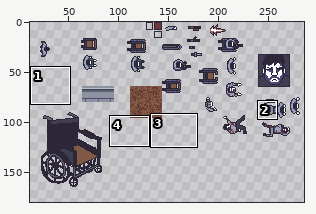
Pixel-art file -- dump.aseprite. Above: a wide view before the commit, with the close-up outlined.
Close-up. The starting point:
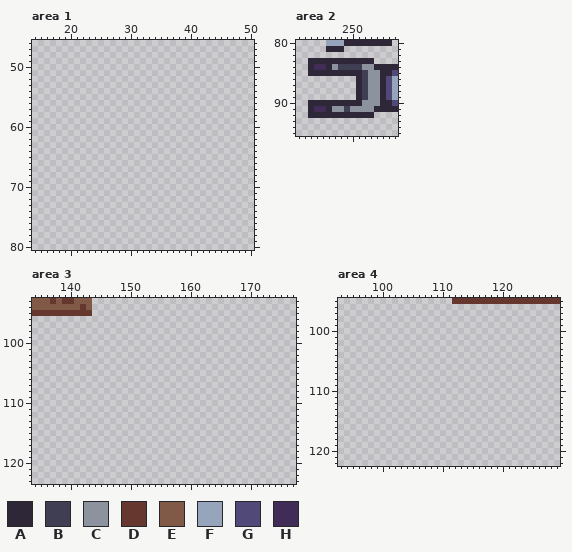
320x180 pixels, 1 frame. Colours within 5 levels of each other are drawn and written as one. Shown: area 1: x 14..50, y 46..80; area 2: x 241..257, y 80..95; area 3: x 134..177, y 93..123; area 4: x 93..129, y 95..122. The wide view leaves out empty margins. The commit also changed other parts of the picture, which this record leaves out.
Palette (. is transparent): A #2d2738  B #403e52  C #8c929e  D #65372f  E #805947  F #96a5bc  G #514a78  H #402c56
Pixels before, area 2, first column x 243:
80 ...FFFAAAAAAAA.
81 ...AAA.........
82 ...............
83 AAAAAAAAAAA....
84 AHHACBBBBCCAAAA
85 AAAAAAAAABCCAAG
86 ........ABCCAGF
87 ........ABCCAGF
88 ........ABCCAGF
89 ........ABCCAGF
90 AAAAAAAAACCCAAG
91 AHHACCBCCCCAAAA
92 AAAAAAAAAAA....
Pixels before, area 3, first column x 134:
93 EEEDEDDEEE
94 EEEEEEEEDE
95 DDDDDDDDDD
Pixels before, area 4, first column x 112:
95 DDDDDDDDDDDDDDDDDD
The result:
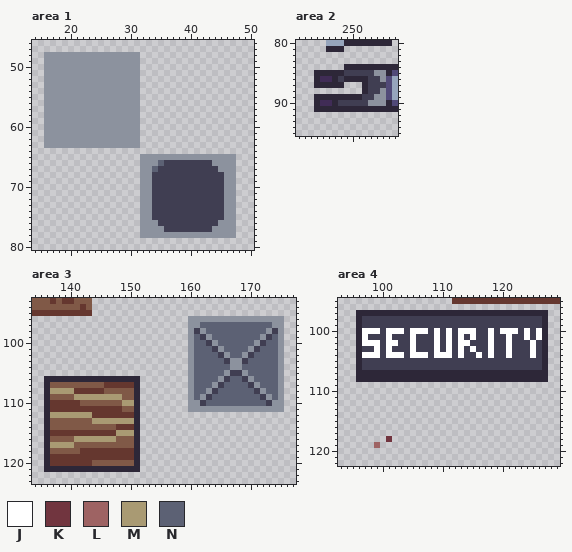
Colours new in this view: J #ffffff  K #71353f  L #9e6363  M #a99a73  N #5c6174
Diff:
Changed rows in their new state; - is an unchanged pixel.
Area 1:
first column x 16:
48 CCCCCCCCCCCCCCCC----------------
49 CCCCCCCCCCCCCCCC----------------
50 CCCCCCCCCCCCCCCC----------------
51 CCCCCCCCCCCCCCCC----------------
52 CCCCCCCCCCCCCCCC----------------
53 CCCCCCCCCCCCCCCC----------------
54 CCCCCCCCCCCCCCCC----------------
55 CCCCCCCCCCCCCCCC----------------
56 CCCCCCCCCCCCCCCC----------------
57 CCCCCCCCCCCCCCCC----------------
58 CCCCCCCCCCCCCCCC----------------
59 CCCCCCCCCCCCCCCC----------------
60 CCCCCCCCCCCCCCCC----------------
61 CCCCCCCCCCCCCCCC----------------
62 CCCCCCCCCCCCCCCC----------------
63 CCCCCCCCCCCCCCCC----------------
65 ----------------CCCCCCCCCCCCCCCC
66 ----------------CCCNBBBBBBBBCCCC
67 ----------------CCNBBBBBBBBBBCCC
68 ----------------CCBBBBBBBBBBBBCC
69 ----------------CCBBBBBBBBBBBBCC
70 ----------------CCBBBBBBBBBBBBCC
71 ----------------CCBBBBBBBBBBBBCC
72 ----------------CCBBBBBBBBBBBBCC
73 ----------------CCBBBBBBBBBBBBCC
74 ----------------CCBBBBBBBBBBBBCC
75 ----------------CCBBBBBBBBBBBBCC
76 ----------------CCCBBBBBBBBBBCCC
77 ----------------CCCCBBBBBBBBCCCC
78 ----------------CCCCCCCCCCCCCCCC
Area 2:
first column x 243:
83 ...........--
84 ......AAAAA--
85 .-----BBB-B-C
86 -AHHABAA-ABBC
87 -AAAAA--.ABBB
88 --------.ABBC
89 -AAAAAAA--B-C
90 .-HH-BBBBB--C
91 .AA-AAAAAAA--
92 ...........--
Area 3:
first column x 136:
 96 ------------------------CCCCCCCCCCCCCCCC
 97 ------------------------CCNNNNNNNNNNNNCC
 98 ------------------------CBCNNNNNNNNNNCBC
 99 ------------------------CNBCNNNNNNNNCBNC
100 ------------------------CNNBCNNNNNNCBNNC
101 ------------------------CNNNBCNNNNCBNNNC
102 ------------------------CNNNNBCNNCBNNNNC
103 ------------------------CNNNNNBCCBNNNNNC
104 ------------------------CNNNNNNCCNNNNNNC
105 ------------------------CNNNNNCBBCNNNNNC
106 AAAAAAAAAAAAAAAA--------CNNNNCBNNBCNNNNC
107 AEEEEEEEEEDDDDDA--------CNNNCBNNNNBCNNNC
108 AMMMMDDDDDEEEEEA--------CNNCBNNNNNNBCNNC
109 AEEEEMMMMMMMMEEA--------CNCBNNNNNNNNBCNC
110 ADDDDDEEEEEEEMMA--------CCBNNNNNNNNNNBCC
111 ADDDDDDDDDDDDEEA--------CCCCCCCCCCCCCCCC
112 AMMMMMMMDDDDDDDA------------------------
113 AEEEEEEEMMMMMMMA------------------------
114 AEEEEEEEEEEEDDDA------------------------
115 ADDDDDDDDDDDMMMA------------------------
116 AEEEEMMMMMMMEEEA------------------------
117 AMMMMEEEEEEEEEEA------------------------
118 AEEEEEDDDDDDDDDA------------------------
119 ADDDDDDDDDDDDDDA------------------------
120 ADDDDDDDEEEEEEEA------------------------
121 AAAAAAAAAAAAAAAA------------------------
Area 4:
first column x 96:
 97 AAAAAAAAAAAAAAAAAAAAAAAAAAAAAAAA
 98 ABBBBBBBBBBBBBBBBBBBBBBBBBBBBBBA
 99 ABBBBBBBBBBBBBBBBBBBBBBBBBBBBBBA
100 AJJJBJJJBJJJBJBJBJJJBBJBJJJBJBJA
101 AJBBBJBBBJBBBJBJBJBJBBJBBJBBJBJA
102 AJJJBJJBBJBBBJBJBJJBBBJBBJBBBJBA
103 ABBJBJBBBJBBBJBJBJBJBBJBBJBBBJBA
104 AJJJBJJJBJJJBJJJBJBBJBJBBJBBBJBA
105 ABBBBBBBBBBBBBBBBBBBBBBBBBBBBBBA
106 ABBBBBBBBBBBBBBBBBBBBBBBBBBBBBBA
107 AAAAAAAAAAAAAAAAAAAAAAAAAAAAAAAA
108 AAAAAAAAAAAAAAAAAAAAAAAAAAAAAAAA
first column x 99:
118 --K
119 L--
Where, in picture pixels (left, top, right, bottom), the same in both close-ups:
added: (44, 52, 236, 238)
changed: (308, 58, 386, 118)
added: (188, 316, 284, 412)
added: (44, 376, 140, 472)
added: (356, 310, 548, 382)
added: (374, 436, 392, 448)
